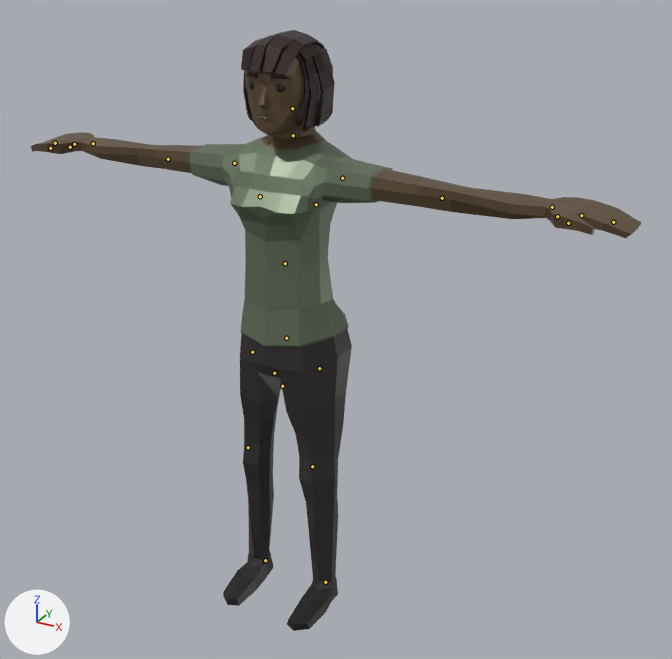
Two versions of the glTF model src/assets/models/woman.glb, one commit apart.
The view is the same before and after, from a camera (50 mm lens) standing at (3.42, -3.39, -86.79) and looking at (0.17, 2.52, -89.75). Lighting does not change. The marker at lower left points along +X, +Y and +Z. The first picture is the older version. The bones that change, and the others that lie on the model, are drawn over the model as lines.

In view in the first picture: 'Female'.
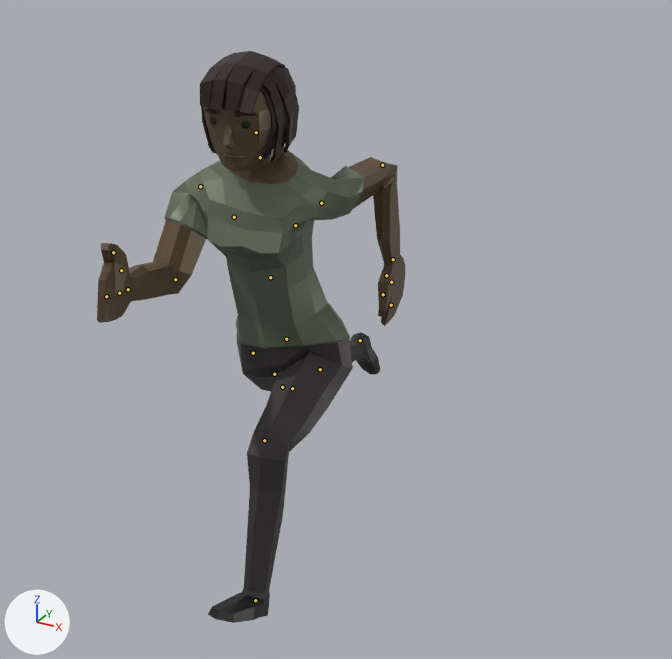
The newer file adds an action. The first version stands in its rest pose; the second is drawn at frame 10 of the action 'Run'.

The edits, one by one:
Bone 'Foot.L' (bone_foot_l) moves from (0.0, 0.0, 0.0) to (0.0, 0.01048, 0.00617).
Bone 'Foot.L' (bone_foot_l) turns from (0, 0, 0) to (31, 0, 0) degrees about its own x, y and z.
Bone 'Abdomen' (bone_abdomen) turns from (0, 0, 0) to (19, 0, 0) degrees about its own x, y and z.
Bone 'Torso' (bone_torso) turns from (0, 0, 0) to (0, 7, -3) degrees about its own x, y and z.
Bone 'Head' (bone_head) turns from (0, 0, 0) to (-9, 0, 0) degrees about its own x, y and z.
Bone 'UpperArm.L' (bone_upperarm_l) turns from (0, 0, 0) to (16, 106, 86) degrees about its own x, y and z.
Bone 'LowerArm.L' (bone_lowerarm_l) turns from (0, 0, 0) to (34, -21, -96) degrees about its own x, y and z.
Bone 'UpperArm.R' (bone_upperarm_r) turns from (0, 0, 0) to (-104, 44, -23) degrees about its own x, y and z.
Bone 'LowerArm.R' (bone_lowerarm_r) turns from (0, 0, 0) to (-31, 14, 67) degrees about its own x, y and z.
Bone 'UpperLeg.L' (bone_upperleg_l) turns from (0, 0, 0) to (-65, 0, 0) degrees about its own x, y and z.
Bone 'LowerLeg.L' (bone_lowerleg_l) turns from (0, 0, 0) to (48, 0, 0) degrees about its own x, y and z.
Bone 'UpperLeg.R' (bone_upperleg_r) turns from (0, 0, 0) to (54, 0, 0) degrees about its own x, y and z.
Bone 'LowerLeg.R' (bone_lowerleg_r) turns from (0, 0, 0) to (26, 0, 0) degrees about its own x, y and z.
Bone 'Foot.R' (bone_foot_r) moves from (0.0, 0.0, 0.0) to (0.0, -0.01861, 0.01397).
Bone 'Foot.R' (bone_foot_r) turns from (0, 0, 0) to (-118, 0, 0) degrees about its own x, y and z.

Pixel boxes [x1, y1, x2, y2] of what changed, in the pictures (672 x 659 px):
'Female', posed (49% narrower): before [31, 30, 641, 631]; after [97, 51, 405, 623]
bone 'Foot.L', root to tip: before (325, 582) to (324, 583); after (255, 600) to (254, 600)
bone 'Abdomen', root to tip: before (286, 338) to (286, 337); after (286, 339) to (286, 338)
bone 'Torso', root to tip: before (285, 263) to (285, 263); after (270, 277) to (270, 276)
bone 'Head', root to tip: before (292, 108) to (292, 108); after (256, 132) to (255, 131)
bone 'UpperArm.L', root to tip: before (342, 178) to (343, 178); after (321, 203) to (322, 203)
bone 'LowerArm.L', root to tip: before (442, 198) to (443, 198); after (382, 165) to (382, 166)
bone 'UpperArm.R', root to tip: before (234, 163) to (233, 163); after (200, 186) to (200, 187)
bone 'LowerArm.R', root to tip: before (168, 159) to (167, 159); after (175, 279) to (175, 279)
bone 'UpperLeg.L', root to tip: before (319, 368) to (319, 369); after (320, 369) to (319, 370)
bone 'LowerLeg.L', root to tip: before (312, 466) to (312, 467); after (264, 440) to (264, 442)
bone 'UpperLeg.R', root to tip: before (252, 352) to (252, 353); after (253, 353) to (253, 353)
bone 'LowerLeg.R', root to tip: before (248, 447) to (248, 448); after (292, 388) to (293, 388)
bone 'Foot.R', root to tip: before (265, 560) to (264, 562); after (360, 340) to (360, 342)
